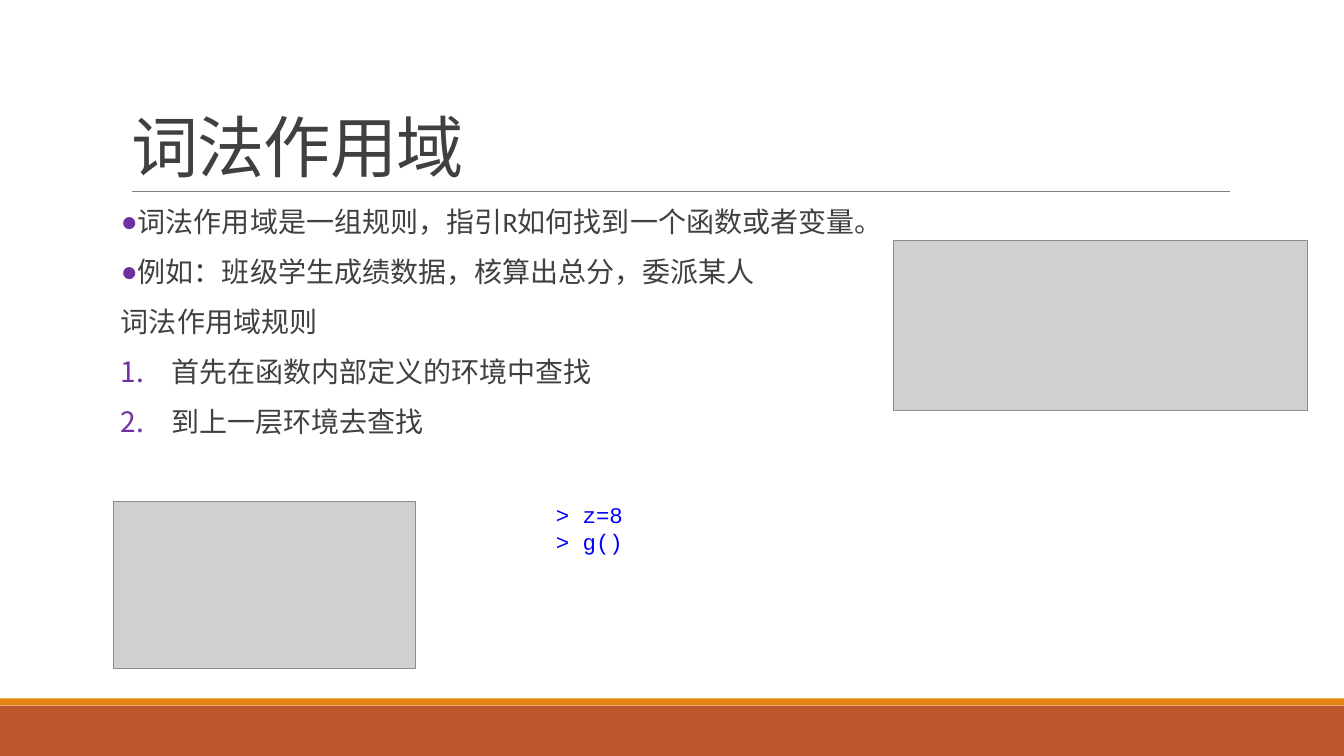
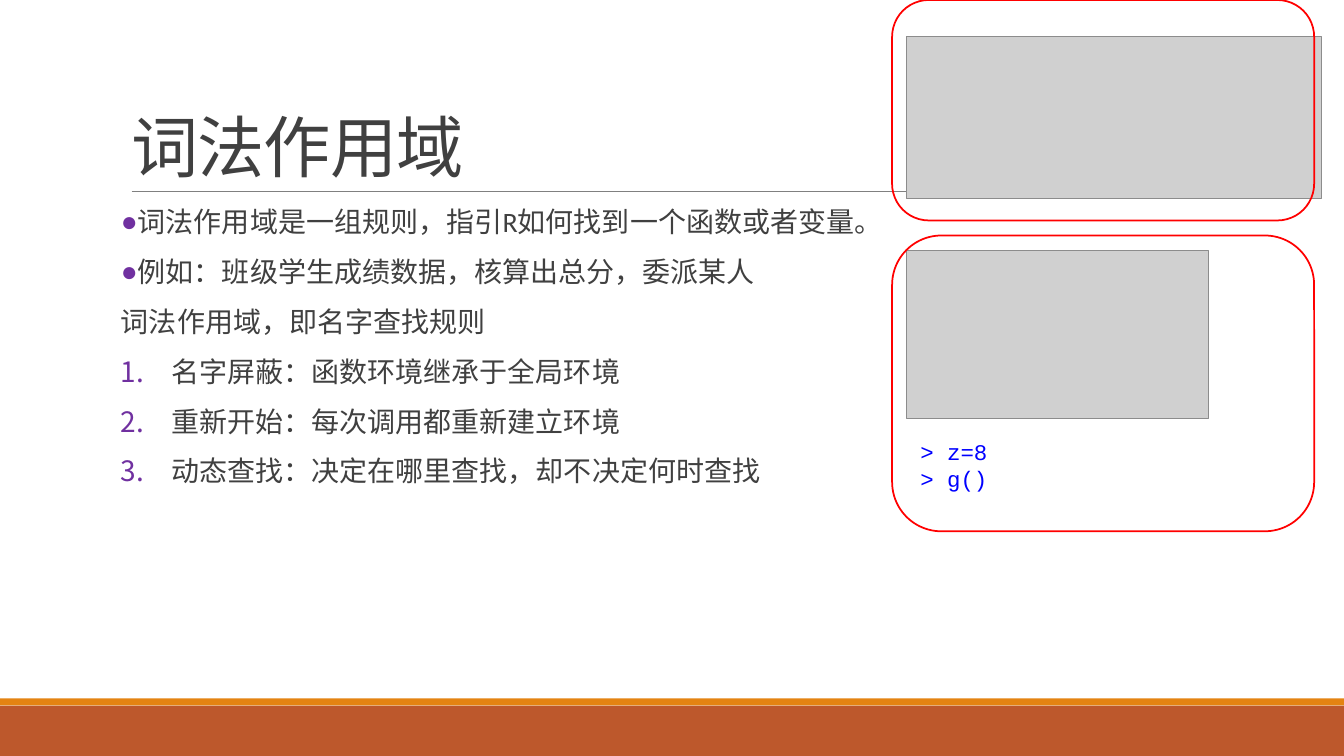
Before and after one commit to exoplanetX/DataAnalytics, a slide deck: slide 14 of 数据分析-6-函数式编程.pptx. Drawn at 1344x756 pixels with LibreOffice and Linux fonts; fonts in the diff are those of the drawing; grey boxes stand for pictures. Boxes give left, top, right and bottom in pixels: in the first picture for what was removed or moved away, otherwise in the second. Text is boxed around its words. In the diff, an @@ line names an element or a change of style, - is before the commit and + after.

```diff
--- a/数据分析-6-函数式编程.pptx
+++ b/数据分析-6-函数式编程.pptx
@@ rounded rectangle added at (x1=892, y1=0, x2=1315, y2=221), outline #FF0000 1.25 pt @@
@@ picture resized from (x1=893, y1=241, x2=1308, y2=410) to (x1=906, y1=36, x2=1321, y2=199) @@
@@ rounded rectangle added at (x1=892, y1=236, x2=1315, y2=531), outline #FF0000 1.25 pt @@
@@ picture moved from (x1=114, y1=501, x2=416, y2=668) to (x1=906, y1=251, x2=1209, y2=418) @@
@@ text at (x1=121, y1=308, x2=760, y2=484): text changed @@
-词法作用域规则
-1. 首先在函数内部定义的环境中查找
-2. 到上一层环境去查找
+词法作用域，即名字查找规则
+1. 名字屏蔽：函数环境继承于全局环境
+2. 重新开始：每次调用都重新建立环境
+3. 动态查找：决定在哪里查找，却不决定何时查找
@@ text "> z=8" moved from (x1=583, y1=508, x2=623, y2=555) to (x1=947, y1=445, x2=987, y2=492) @@
```
Also in this commit, not shown: 1 other slide changed.
